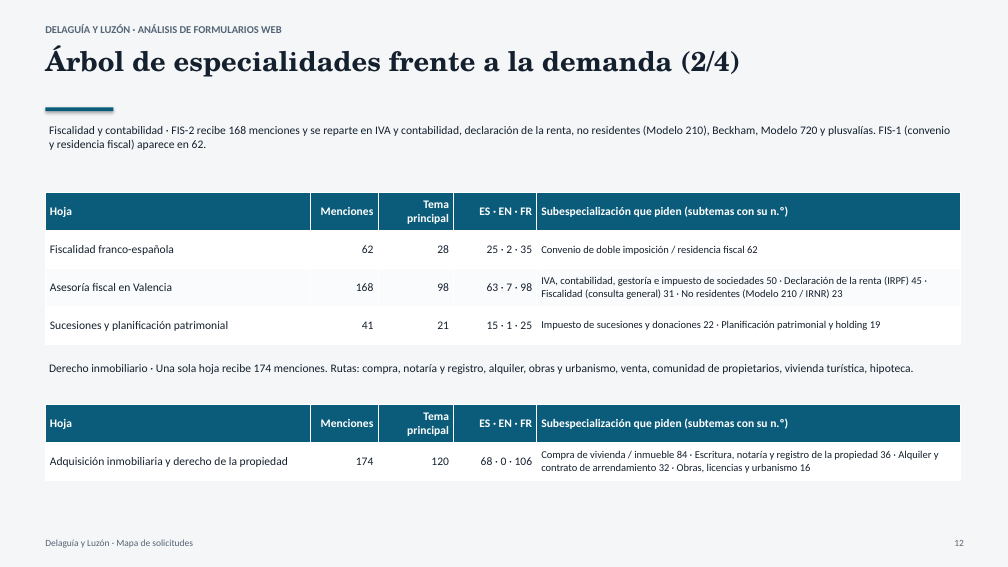
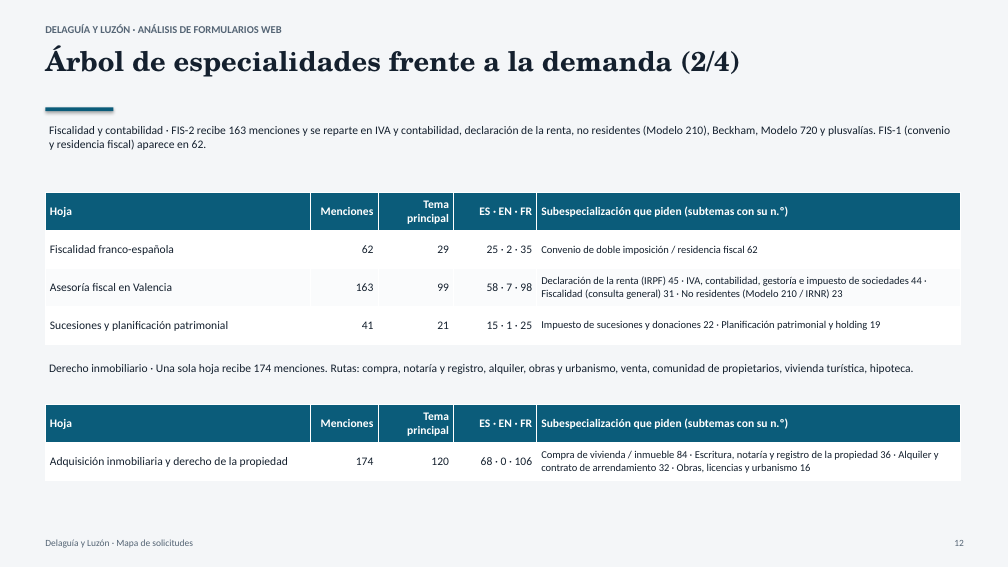
Before and after one commit to multilang2025/dlcom, a slide deck: slide 12 of data/leads/informe-leads-es.pptx. Drawn at 1008x567 pixels with LibreOffice and Linux fonts; fonts in the diff are those of the drawing. Boxes give left, top, right and bottom in pixels: in the first picture for what was removed or moved away, otherwise in the second. Text is boxed around its words. In the diff, an @@ line names an element or a change of style, - is before the commit and + after.

```diff
--- a/data/leads/informe-leads-es.pptx
+++ b/data/leads/informe-leads-es.pptx
@@ text at (49,125,950,150): text changed @@
-Fiscalidad y contabilidad · FIS-2 recibe 168 menciones y se reparte en IVA y contabilidad, declaración de la renta, no residentes (Modelo 210), Beckham, Modelo 720 y plusvalías. FIS-1 (convenio y residencia fiscal) aparece en 62.
+Fiscalidad y contabilidad · FIS-2 recibe 163 menciones y se reparte en IVA y contabilidad, declaración de la renta, no residentes (Modelo 210), Beckham, Modelo 720 y plusvalías. FIS-1 (convenio y residencia fiscal) aparece en 62.
@@ table at (45,193,960,344) @@
-row 2, column 3: 28
+row 2, column 3: 29
-row 3: Asesoría fiscal en Valencia | 168 | 98 | 63 · 7 · 98 | IVA, contabilidad, gestoría e impuesto de sociedades 50 · Declaración de la renta (IRPF) 45 · Fiscalidad (consulta general) 31 · No residentes (Modelo 210 / IRNR) 23
+row 3: Asesoría fiscal en Valencia | 163 | 99 | 58 · 7 · 98 | Declaración de la renta (IRPF) 45 · IVA, contabilidad, gestoría e impuesto de sociedades 44 · Fiscalidad (consulta general) 31 · No residentes (Modelo 210 / IRNR) 23
```
Also in this commit, not shown: 11 other slides changed, 11 other files.
